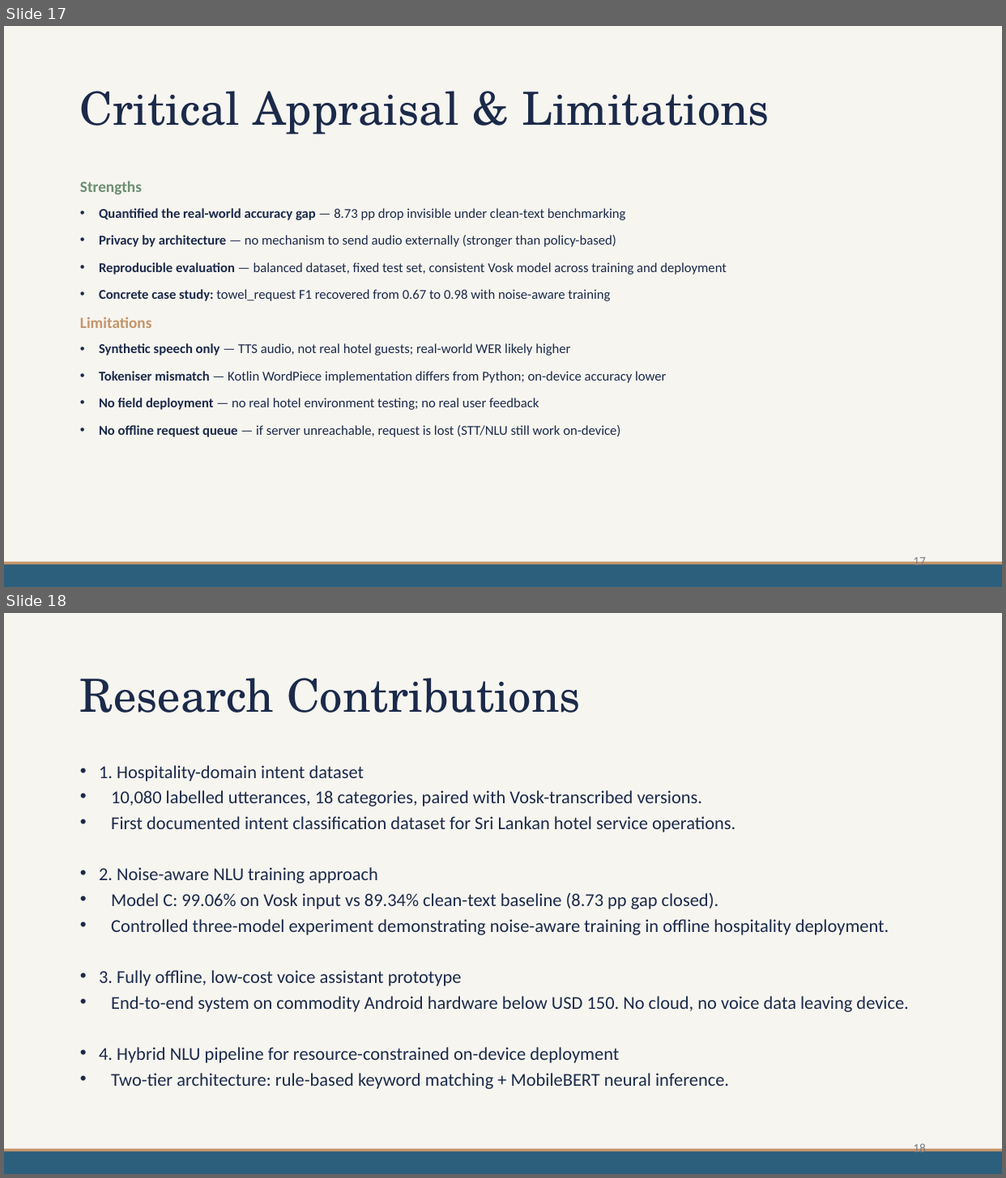
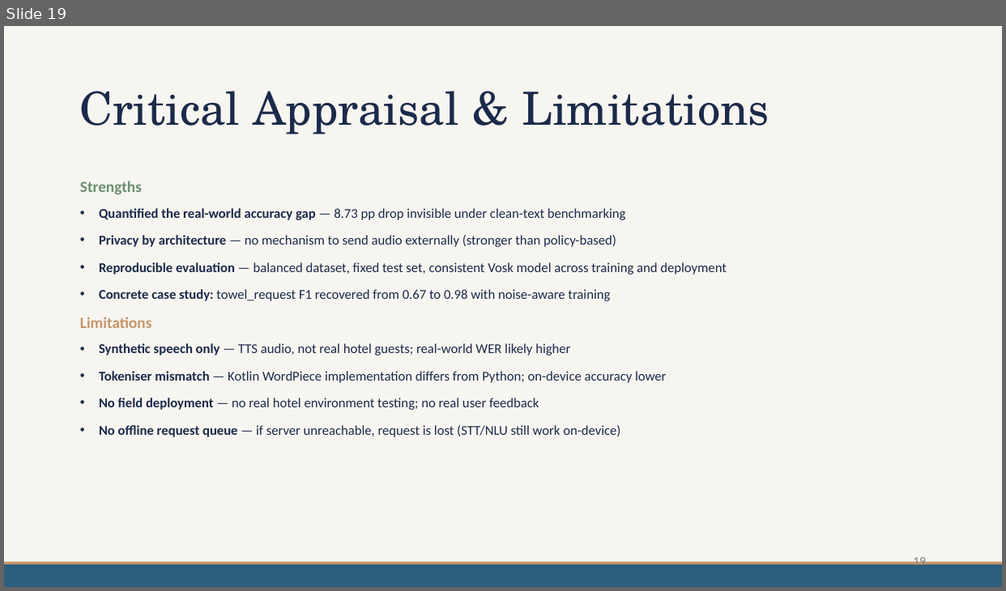
Before and after one commit to mdpw/msc-research, a slide deck: documents/Viva Presentation.pptx. Shown one above the other, each under a label of ours: slides 17 and 18 before the commit, slide 19 after it. The pictures are 1006x1178 and 1006x591 pixels, drawn with LibreOffice and Linux fonts; fonts in the diff are those of the drawing. Boxes give left, top, right and bottom in pixels: in the first picture for what was removed or moved away, otherwise in the second. Text is boxed around its words. In the diff, an @@ line names an element or a change of style, - is before the commit and + after.

```diff
--- a/documents/Viva Presentation.pptx
+++ b/documents/Viva Presentation.pptx
@@ slide 18 removed at [4, 613, 1002, 1174], background #F7F5F0; not listed: 2 template elements that a slide beside it also shows @@
@@ title removed at [80, 678, 581, 713] @@
-Research Contributions
@@ text removed at [99, 765, 908, 1089] @@
-• 1. Hospitality-domain intent dataset
-• 10,080 labelled utterances, 18 categories, paired with Vosk-transcribed versions.
-• First documented intent classification dataset for Sri Lankan hotel service operations.
-• 2. Noise-aware NLU training approach
-• Model C: 99.06% on Vosk input vs 89.34% clean-text baseline (8.73 pp gap closed).
-• Controlled three-model experiment demonstrating noise-aware training in offline hospitality deployment.
-• 3. Fully offline, low-cost voice assistant prototype
-• End-to-end system on commodity Android hardware below USD 150. No cloud, no voice data leaving device.
-• 4. Hybrid NLU pipeline for resource-constrained on-device deployment
-• Two-tier architecture: rule-based keyword matching + MobileBERT neural inference.
@@ page number removed at [913, 1142, 926, 1157] @@
-18
@@ what was slide 17 is now slide 19 @@
@@ page number at [913, 555, 926, 570]: text changed @@
-17
+19
```
Also in this commit, not shown: 4 slides changed, 8 slides added, 1 other slide removed.
